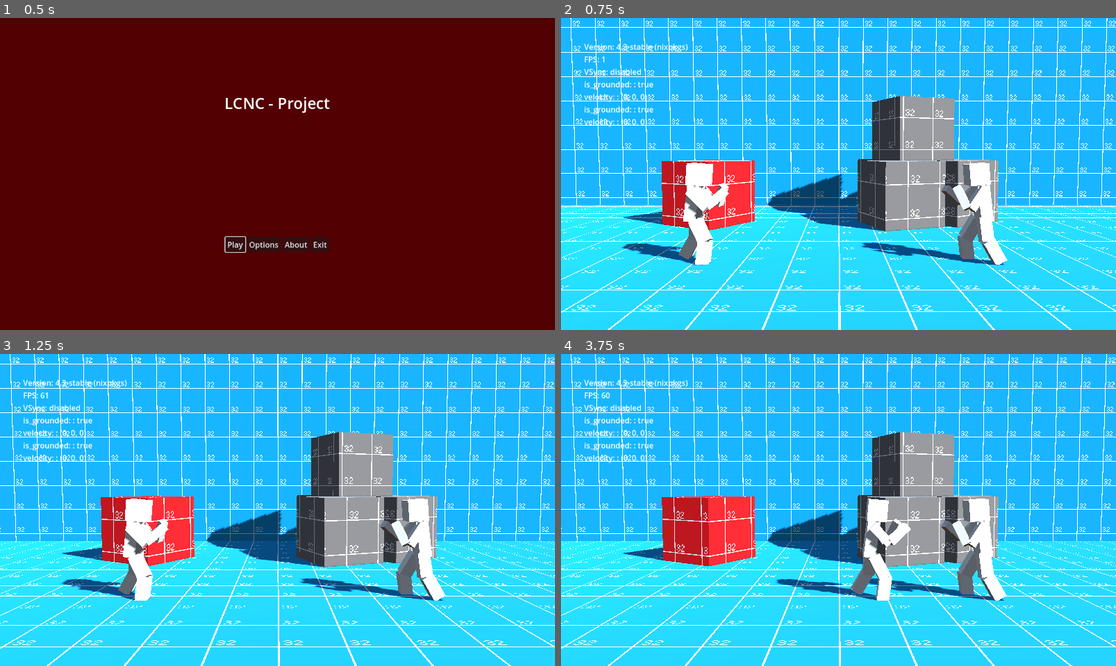
Above: before the commit, frames 1-4 (two rows, left to right).
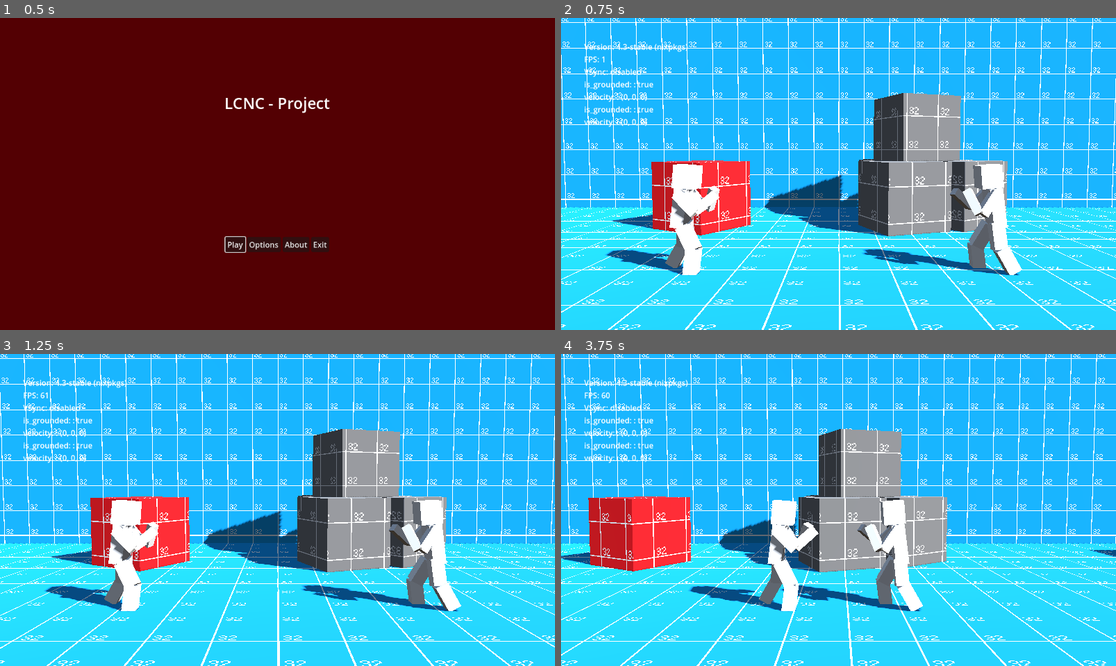
Above: after the commit, the same moments.

Repository: miklaskarjalainen/KioskKnockout
Game: Godot game, scene res://src/scenes/UI.tscn
Same seed, same stepped clock (60 frames per second), same inputs: the game is played once before the commit and once after it.
Inputs (mouse positions are in pixels of both pictures, inside the frame that each line leads up to):
- Up to frame 1 (0.5 s): no input
- Up to frame 2 (0.75 s): click "Play" at 0.5 s
- Up to frame 3 (1.25 s): no input
- Up to frame 4 (3.75 s): tap Enter at 1.25 s; move the mouse to (960, 494) at 1.27 s; hold D (kb_right) 1.28-2 s; tap K (kb_normal_action) at 1.35, 2.85 s; click (960, 494) at 1.42 s; tap Space (kb_jump) at 1.52, 2.75 s; drag from (727, 525) to (810, 572) at 2.02 s; move the mouse to (894, 441) at 2.77 s; hold D (kb_right) 2.78-3.5 s; drag from (810, 572) to (672, 463) at 3.52 s

Frame 1 is identical in both runs. In frame 2, 21% of the frame differs, in the area x 0-100%, y 0-100%; in frame 3, 21%; in frame 4, 34%.

Commit message:
fixes, camera scrolling

Diff:
--- a/src/scenes/TargetCamera.gd
+++ b/src/scenes/TargetCamera.gd
@@ -2,16 +2,14 @@
 class_name TargetCamera
 
 @export var Targets: Array[Node3D] = []
-@export var MinZoom := 25.0
-@export var MaxZoom := 50.0
-@export_range(0.1, 1.0) var MoveSpeed := 0.5
-@export_range(0.1, 0.4) var Smoothing := 0.3
-@export var Margin: Vector2 = Vector2(400, 200)
+@export var MaxZoom: float = 40.0
+@export_range(0.1, 1.0) var MaxMoveSpeed: float = 0.5
+@export_range(0.1, 0.4) var Smoothing: float = 0.3
 
 
 @onready var _center_offset := Vector2(global_position.x, global_position.y)
-var _initial_distance := 0.0
-var _initial_proportion := 0.0
+var _initial_distance: float = 0.0
+var _initial_proportion: float = 0.0
 var _viewport_rect := Rect2()
 
 # Called when the node enters the scene tree for the first time.
@@ -27,12 +25,23 @@
 var _move_tween := Tween.new()
 
 func _process(delta: float) -> void:
-	#_multi_target()
-	var target_z := _calculate_position(_calculate_targets_rect(), _calculate_unprojected_rect())
-	global_position.z = lerp(global_position.z, target_z, delta * 16)
+	var target_camera_position: Vector3 = _calculate_position(_calculate_unprojected_rect())
+	Console.info("%s" % target_camera_position)
+	global_position = lerp(global_position, target_camera_position, delta * 16)
 
 func _vec3_to_vec2(vec: Vector3) -> Vector2:
 	return Vector2(vec.x, vec.y)
+
+func _calculate_center() -> Vector2:
+	if not Targets:
+		return Vector2(0.0, global_position.y)
+
+	var point: Vector2
+	for target in Targets:
+		point += _vec3_to_vec2(target.global_position)
+	point /= Targets.size()
+
+	return point
 
 func _calculate_unprojected_rect() -> Rect2:
 	var rect := Rect2(unproject_position(Targets[0].global_position), Vector2())
@@ -42,53 +51,22 @@
 		rect = rect.expand(unproject_position(Targets[index].global_position))
 	return rect
 
-func _calculate_targets_rect() -> Rect2:
-	var rect := Rect2(_vec3_to_vec2(Targets[0].global_position), Vector2())
-	for index in Targets.size():
-		if index == 0:
-			continue
-		rect = rect.expand(_vec3_to_vec2(Targets[index].global_position))
-	return rect
+func _calculate_position(unprojected_rect: Rect2) -> Vector3:
+	var center: Vector2 = _calculate_center()
+	var view_rect_ratio: float = unprojected_rect.size.x / _viewport_rect.size.x
+	if _initial_proportion == 0:
+		_initial_proportion = view_rect_ratio
+	if _initial_distance == 0:
+		_initial_distance = global_position.distance_to(Vector3(center.x, global_position.y, 0))
 
-func _calc_center(rect: Rect2) -> Vector2:
-	return Vector2(rect.position.x + rect.size.x / 2, rect.position.y + rect.size.y / 2)
+	# FIXME: The jitter is caused by this. MoveSpeed is making the z go back and fourth.
+	var move_speed: float = MaxMoveSpeed
 
-func _calculate_position(rect: Rect2, unprojected_rect: Rect2) -> float:
-	var center := _calc_center(rect)
-	if _initial_proportion == 0:
-		_initial_proportion = unprojected_rect.size.x / _viewport_rect.size.x
-	if _initial_distance == 0:
-		_initial_distance = global_position.distance_to(Targets[0].global_position)
-
-	var z_pos := global_position.z
-	# FIXME: The jitter is caused by this. MoveSpeed is making the z go back and fourth.
-	if unprojected_rect.size.x / _viewport_rect.size.x > _initial_proportion:
-		z_pos = global_position.z + MoveSpeed
-	elif unprojected_rect.size.x / _viewport_rect.size.x < _initial_proportion:
-		z_pos = global_position.z - MoveSpeed
-	return clamp(z_pos, _initial_distance, MaxZoom)
-
-
-func _multi_target() -> void:
-	if not Targets:
-		return
-
-	# Keep camera centered between the targets
-	var point: Vector2 = Vector2.ZERO
-	for target in Targets:
-		point += _vec3_to_vec2(target.position)
-	point /= Targets.size()
-	position = lerp(position, Vector3(point.x, position.y, position.z), MoveSpeed)
-
-	# Find the zoom that will contain the targets
-	var rect: Rect2 = _calculate_targets_rect()
-	rect = rect.grow_individual(Margin.x, Margin.y, Margin.x, Margin.y)
-	var screen_size: Vector2 = get_viewport().get_visible_rect().size
-	var z: float = rect.size.x / screen_size.y * 2
-	fov = clamp(z, MinZoom, MaxZoom)
-
-
-
+	if view_rect_ratio < _initial_proportion:
+		move_speed *= -1
+	var z_pos = lerp(global_position.z, global_position.z + move_speed, Smoothing)
+	Console.info("%s" % z_pos)
+	return Vector3(center.x, global_position.y, clamp(z_pos, _initial_distance, MaxZoom))
 
 
 
